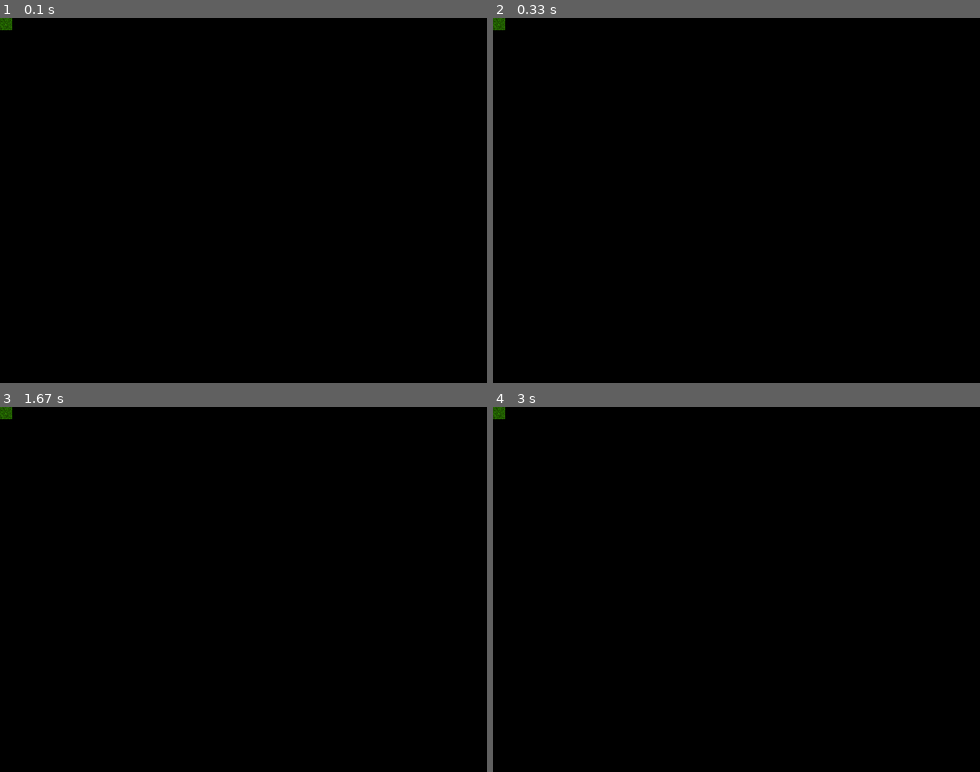
Above: before the commit, frames 1-4 (two rows, left to right).
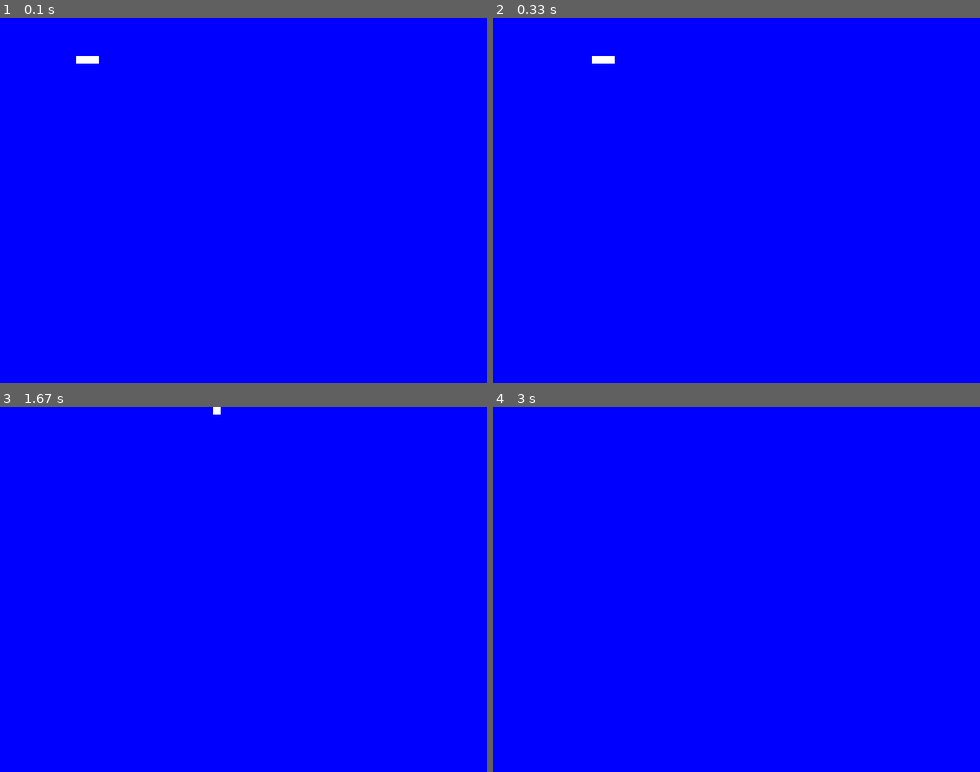
Above: after the commit, the same moments.

Repository: Lucaasshq/Snake-pygame
Game: pygame game, started from snake-jogo/snake/versao-1.py
Same seed, same stepped clock (60 frames per second), same inputs: the game is played once before the commit and once after it.
Inputs:
- Up to frame 1 (0.1 s): no input
- Up to frame 2 (0.33 s): no input
- Up to frame 3 (1.67 s): tap Enter at 0.33 s; hold Right 0.67-1.13 s; hold Up 1.17-1.63 s
- Up to frame 4 (3 s): hold Left 2.17-2.7 s; hold Down from 2.73 s (still down)

The runs differ from the first frame. In frame 1, 100% of the frame differs, in the area x 0-100%, y 0-100%; in frame 2, 100%; in frame 3, 100%; in frame 4, 100%.

Commit message:
initial commit

Diff:
--- a/snake-jogo/snake/versao-1.py
+++ b/snake-jogo/snake/versao-1.py
@@ -7,21 +7,61 @@
 tamanho = largura, altura
 tela = pygame.display.set_mode((tamanho))
 
-imagem_fundo = pygame.image.load("snake-jogo\snake\Fundo.png")
 nome_do_jogo = pygame.display.set_caption("Snake")
+cor_fundo = pygame.Color("blue")
+
+cobra_pos = [100, 50]
+cobra_corpo = [[100, 50], [90, 50], [80, 50]]
 
 
-cor_fundo = (255, 0, 0)
+
+direcao = "DIREITA"
+
+mudar_direcao = direcao
+fps = pygame.time.Clock()
+
 
 rodando = True
 while rodando:
     for event in pygame.event.get():
         if event.type == pygame.QUIT:
             rodando = False
+        elif event.type == pygame.KEYDOWN:
+            if event.key == pygame.K_UP:
+                mudar_direcao = 'CIMA'
+            elif event.key == pygame.K_DOWN:
+                mudar_direcao = 'BAIXO'
+            elif event.key == pygame.K_LEFT:
+                mudar_direcao = 'ESQUERDA'
+            elif event.key == pygame.K_RIGHT:
+                mudar_direcao = 'DIREITA'
 
+    if mudar_direcao == 'CIMA' and direcao != 'BAIXO':
+        direcao = 'CIMA'
+    if mudar_direcao == 'BAIXO' and direcao != 'CIMA':
+        direcao = 'BAIXO'
+    if mudar_direcao == 'ESQUERDA' and direcao != 'DIREITA':
+        direcao = 'ESQUERDA'
+    if mudar_direcao == 'DIREITA' and direcao != 'ESQUERDA':
+        direcao = 'DIREITA'
 
+    if direcao == 'CIMA':
+        cobra_pos[1] -= 10
+    if direcao == 'BAIXO':
+        cobra_pos[1] += 10
+    if direcao == 'ESQUERDA':
+        cobra_pos[0] -= 10
+    if direcao == 'DIREITA':
+        cobra_pos[0] += 10
 
+    cobra_corpo.insert(0, list(cobra_pos))
+    cobra_corpo.pop()
 
-    tela.blit(imagem_fundo, (0, 0))
+    tela.fill(cor_fundo)
 
-    pygame.display.flip()
+    for corpo in cobra_corpo:
+        pygame.draw.rect(tela, pygame.Color('white'), pygame.Rect(corpo[0], corpo[1], 10, 10))
+
+    pygame.display.update()
+    fps.tick(15)
+pygame.quit()
--- /dev/null
+++ b/snake-jogo/snake/versao2-.py
@@ -0,0 +1,79 @@
+import pygame
+import sys
+import random
+
+pygame.init()
+
+largura, altura = 640, 480
+tamanho = largura, altura
+tela = pygame.display.set_mode((tamanho))
+
+nome_do_jogo = pygame.display.set_caption("Snake")
+cor_fundo = pygame.Color("blue")
+
+cobra_pos = [100, 50]
+cobra_corpo = [[100, 50], [90, 50], [80, 50]]
+
+fruta_pos = [random.randrange(1, (largura // 10)) * 10, random.randrange(1, (altura // 10)) * 10]
+fruta_spawn = True
+
+direcao = "DIREITA"
+
+mudar_direcao = direcao
+fps = pygame.time.Clock()
+
+
+rodando = True
+while rodando:
+    for event in pygame.event.get():
+        if event.type == pygame.QUIT:
+            rodando = False
+        elif event.type == pygame.KEYDOWN:
+            if event.key == pygame.K_UP:
+                mudar_direcao = 'CIMA'
+            elif event.key == pygame.K_DOWN:
+                mudar_direcao = 'BAIXO'
+            elif event.key == pygame.K_LEFT:
+                mudar_direcao = 'ESQUERDA'
+            elif event.key == pygame.K_RIGHT:
+                mudar_direcao = 'DIREITA'
+
+    if mudar_direcao == 'CIMA' and direcao != 'BAIXO':
+        direcao = 'CIMA'
+    if mudar_direcao == 'BAIXO' and direcao != 'CIMA':
+        direcao = 'BAIXO'
+    if mudar_direcao == 'ESQUERDA' and direcao != 'DIREITA':
+        direcao = 'ESQUERDA'
+    if mudar_direcao == 'DIREITA' and direcao != 'ESQUERDA':
+        direcao = 'DIREITA'
+
+    if direcao == 'CIMA':
+        cobra_pos[1] -= 10
+    if direcao == 'BAIXO':
+        cobra_pos[1] += 10
+    if direcao == 'ESQUERDA':
+        cobra_pos[0] -= 10
+    if direcao == 'DIREITA':
+        cobra_pos[0] += 10
+
+    cobra_corpo.insert(0, list(cobra_pos))
+    if cobra_pos == fruta_pos:
+        fruta_spawn = False
+    else:
+        cobra_corpo.pop()
+
+    if not fruta_spawn:
+        fruta_pos = [random.randrange(1, (largura // 10)) * 10, random.randrange(1, (altura // 10)) * 10]
+    fruta_spawn = True
+
+    tela.fill(cor_fundo)
+
+    for corpo in cobra_corpo:
+        pygame.draw.rect(tela, pygame.Color('white'), pygame.Rect(corpo[0], corpo[1], 10, 10))
+
+    pygame.draw.rect(tela, pygame.Color("red"), pygame.Rect(fruta_pos[0], fruta_pos[1], 10, 10))
+
+
+    pygame.display.update()
+    fps.tick(15)
+pygame.quit()
